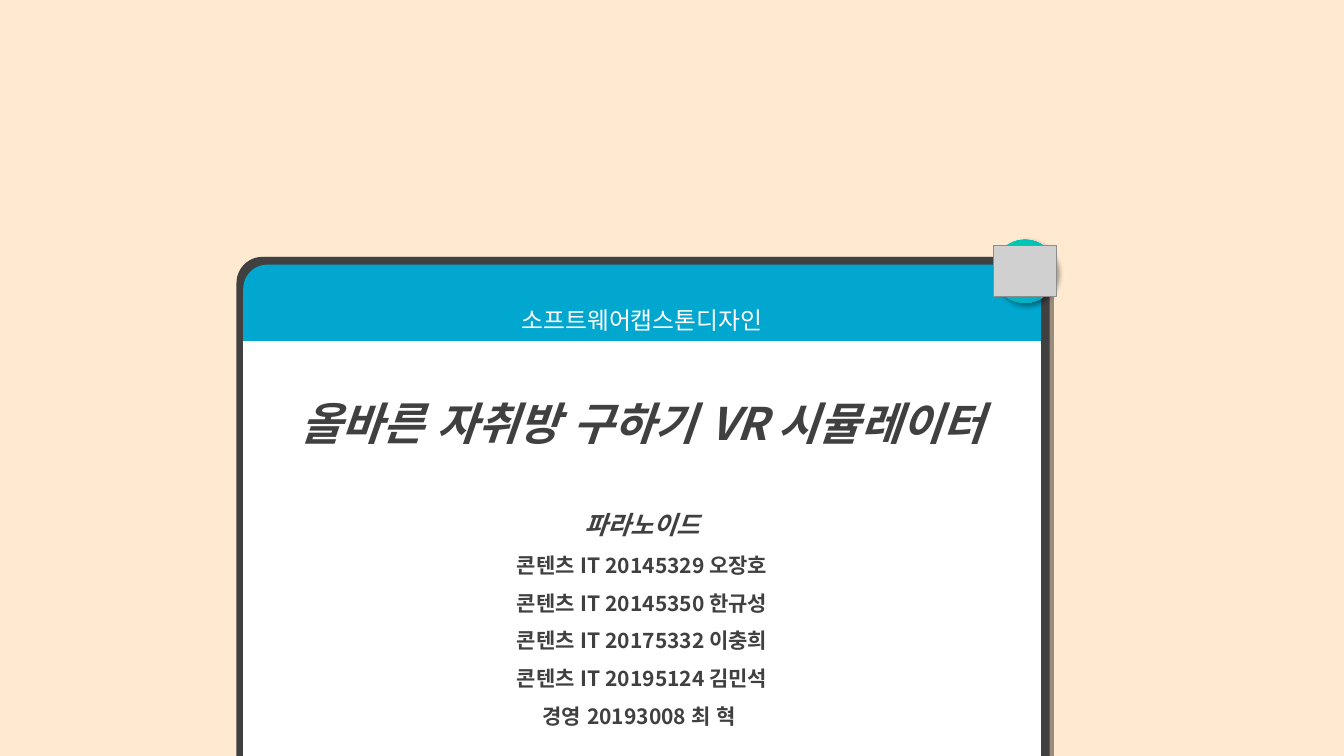
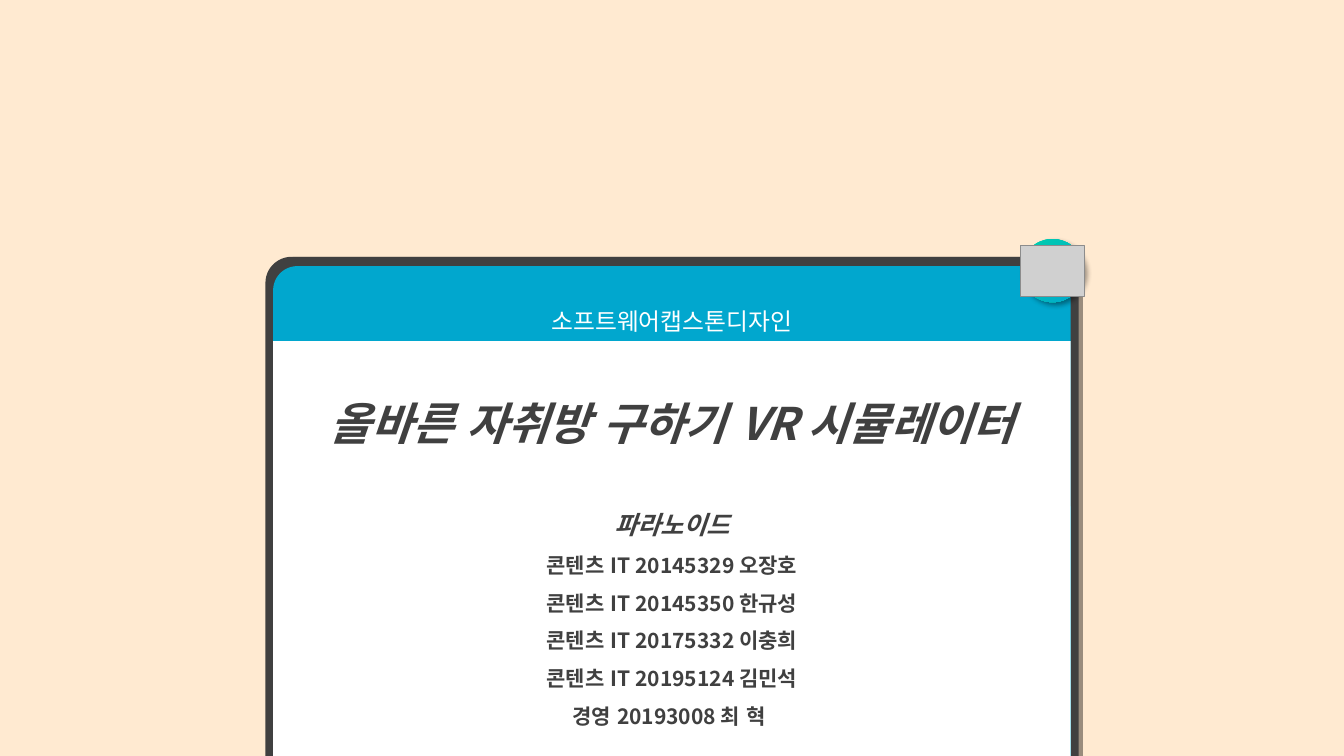
Before and after one commit to jangho1016/2022_1_CapstoneDesign, a slide deck: slide 1 of Final Assignments/파라노이드 팀 발표용 PPT.pptx. Drawn at 1344x756 pixels with LibreOffice and Linux fonts; fonts in the diff are those of the drawing; grey boxes stand for pictures. Boxes give left, top, right and bottom in pixels: in the first picture for what was removed or moved away, otherwise in the second. Text is boxed around its words. In the diff, an @@ line names an element or a change of style, - is before the commit and + after.

```diff
--- a/Final Assignments/파라노이드 팀 발표용 PPT.pptx
+++ b/Final Assignments/파라노이드 팀 발표용 PPT.pptx
@@ 2 round same rects, 1 picture, 1 rectangle, 1 ellipse: place and size @@
-2 round same rects, 1 picture, 1 rectangle, 1 ellipse at (237, 240, 1057, 756)
+2 round same rects, 1 picture, 1 rectangle, 1 ellipse at (265, 239, 1085, 756)
```
Also in this commit, not shown: 3 other slides changed, 5 slides added.
